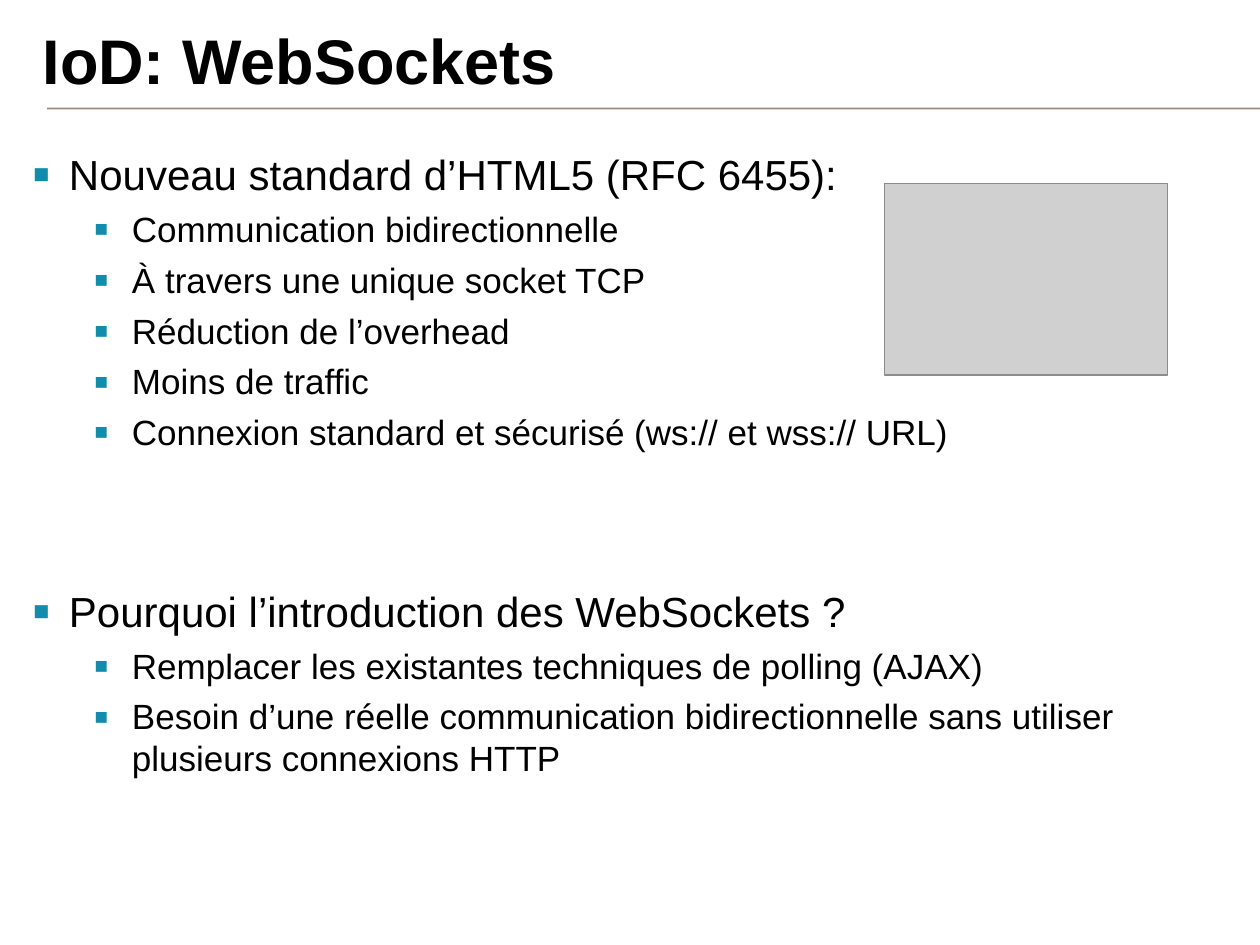
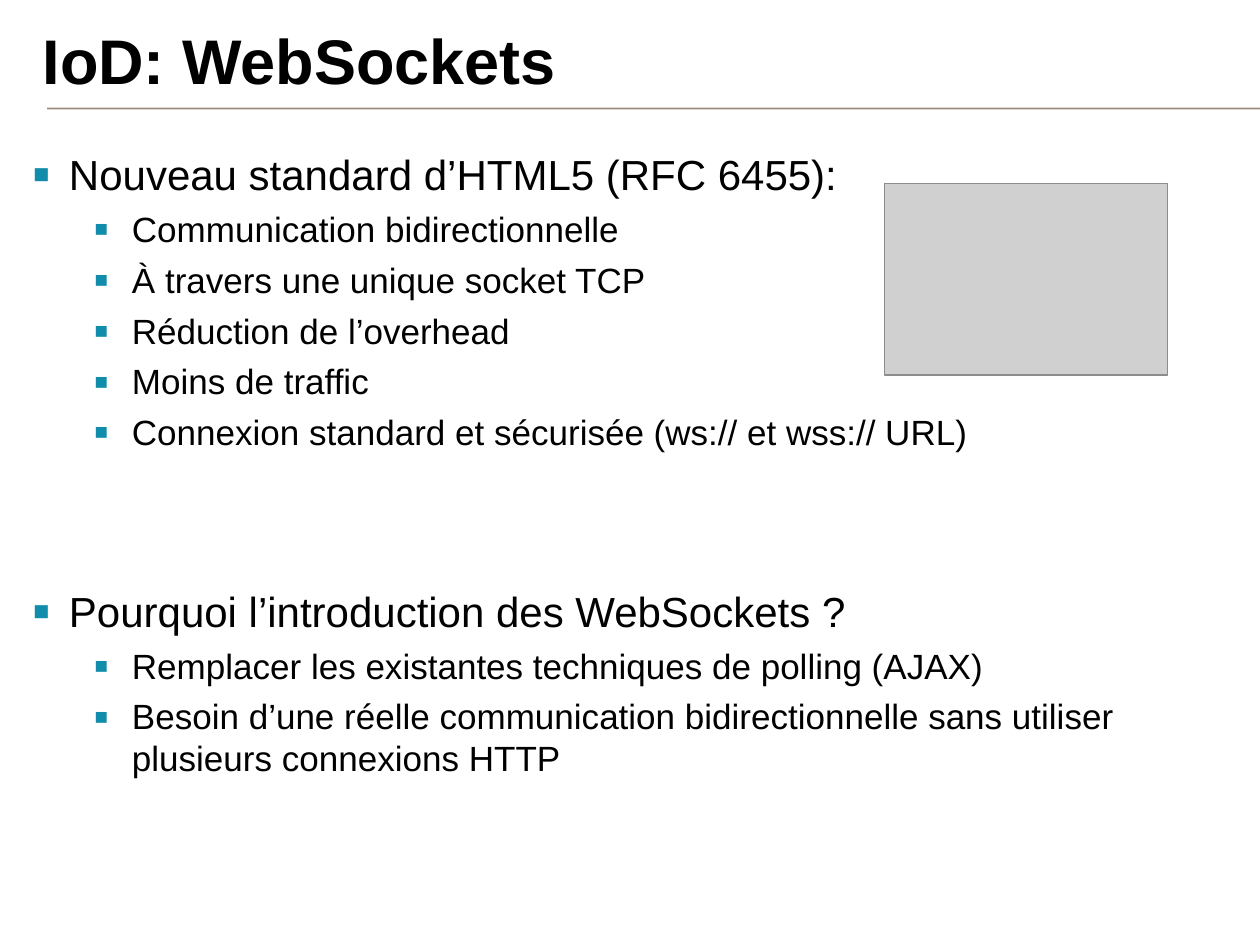
Before and after one commit to samux/ARM-internship-report, a slide deck: slide 6 of presentation_fr/pres.pptx. Drawn at 1260x945 pixels with LibreOffice and Linux fonts; fonts in the diff are those of the drawing; grey boxes stand for pictures; background and template pictures are left out. Boxes give left, top, right and bottom in pixels: in the first picture for what was removed or moved away, otherwise in the second. Text is boxed around its words. In the diff, an @@ line names an element or a change of style, - is before the commit and + after.

```diff
--- a/presentation_fr/pres.pptx
+++ b/presentation_fr/pres.pptx
@@ text at (132, 419, 967, 452): text changed @@
-  ▪ Connexion standard et sécurisé (ws:// et wss:// URL)
+  ▪ Connexion standard et sécurisée (ws:// et wss:// URL)
```
Also in this commit, not shown: 8 other slides changed, 13 other files.
